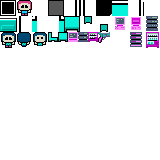
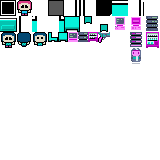
Revision of a layered (160, 160) image; what changed, layer by layer:
renamed "Layer 7" to "Layer 8", painted on it over [131, 48, 141, 64]
